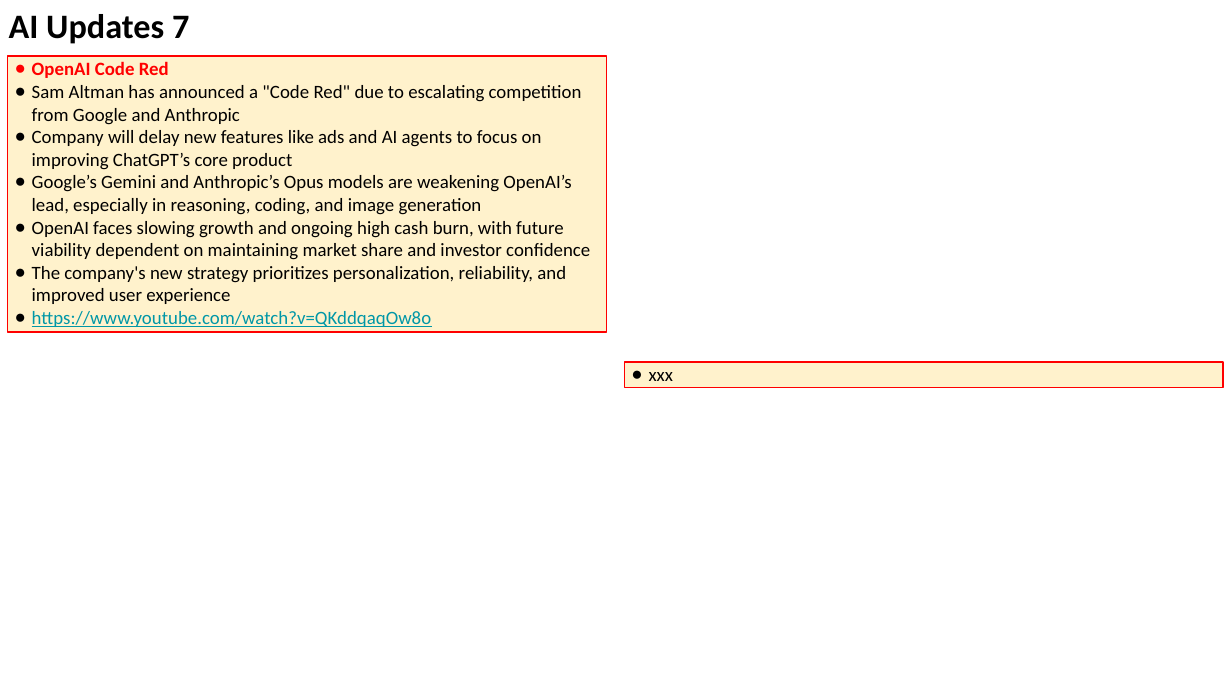
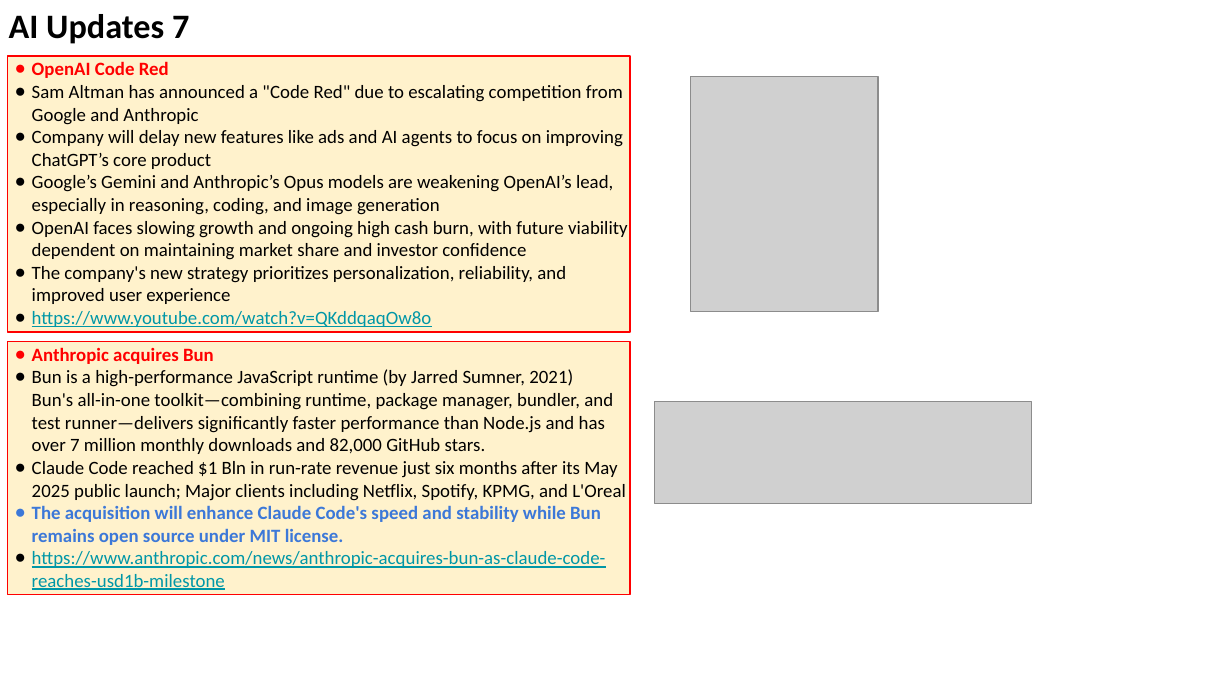
Before and after one commit to lselector/seminar, a slide deck: slide 10 of 2025/2025-12-05-AI-Updates.pptx. Drawn at 1232x693 pixels with LibreOffice and Linux fonts; fonts in the diff are those of the drawing; grey boxes stand for pictures. Boxes give left, top, right and bottom in pixels: in the first picture for what was removed or moved away, otherwise in the second. Text is boxed around its words. In the diff, an @@ line names an element or a change of style, - is before the commit and + after.

```diff
--- a/2025/2025-12-05-AI-Updates.pptx
+++ b/2025/2025-12-05-AI-Updates.pptx
@@ rectangle "OpenAI Code Red": place and size @@
-rectangle "OpenAI Code Red" at bbox=[7, 55, 606, 331]
+rectangle "OpenAI Code Red" at bbox=[7, 55, 630, 331]
@@ picture added at bbox=[690, 76, 877, 312] @@
@@ rectangle added at bbox=[7, 341, 630, 595], fill #FFF2CC, outline #FF0000 0.75 pt, 11 pt, text #000000 @@
+● Anthropic acquires Bun
+● Bun is a high-performance JavaScript runtime (by Jarred Sumner, 2021)
+  Bun's all-in-one toolkit—combining runtime, package manager, bundler, and test runner—delivers significantly faster performance than Node.js and has over 7 million monthly downloads and 82,000 GitHub stars.
+● Claude Code reached $1 Bln in run-rate revenue just six months after its May 2025 public launch; Major clients including Netflix, Spotify, KPMG, and L'Oreal
+● The acquisition will enhance Claude Code's speed and stability while Bun remains open source under MIT license.
+● https://www.anthropic.com/news/anthropic-acquires-bun-as-claude-code-reaches-usd1b-milestone
@@ rectangle removed at bbox=[625, 362, 1223, 388] @@
-● xxx
@@ picture added at bbox=[654, 402, 1031, 504] @@
```
Also in this commit, not shown: 6 other slides changed, 2 slides added.
